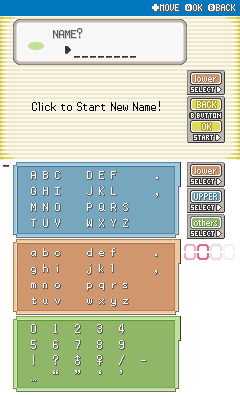
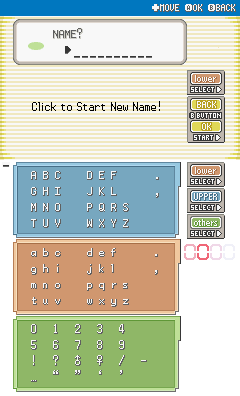
Layer changes from the first 240x396 image to the second:
painted on "Name?" over [left=138, top=56, right=152, bottom=58]
